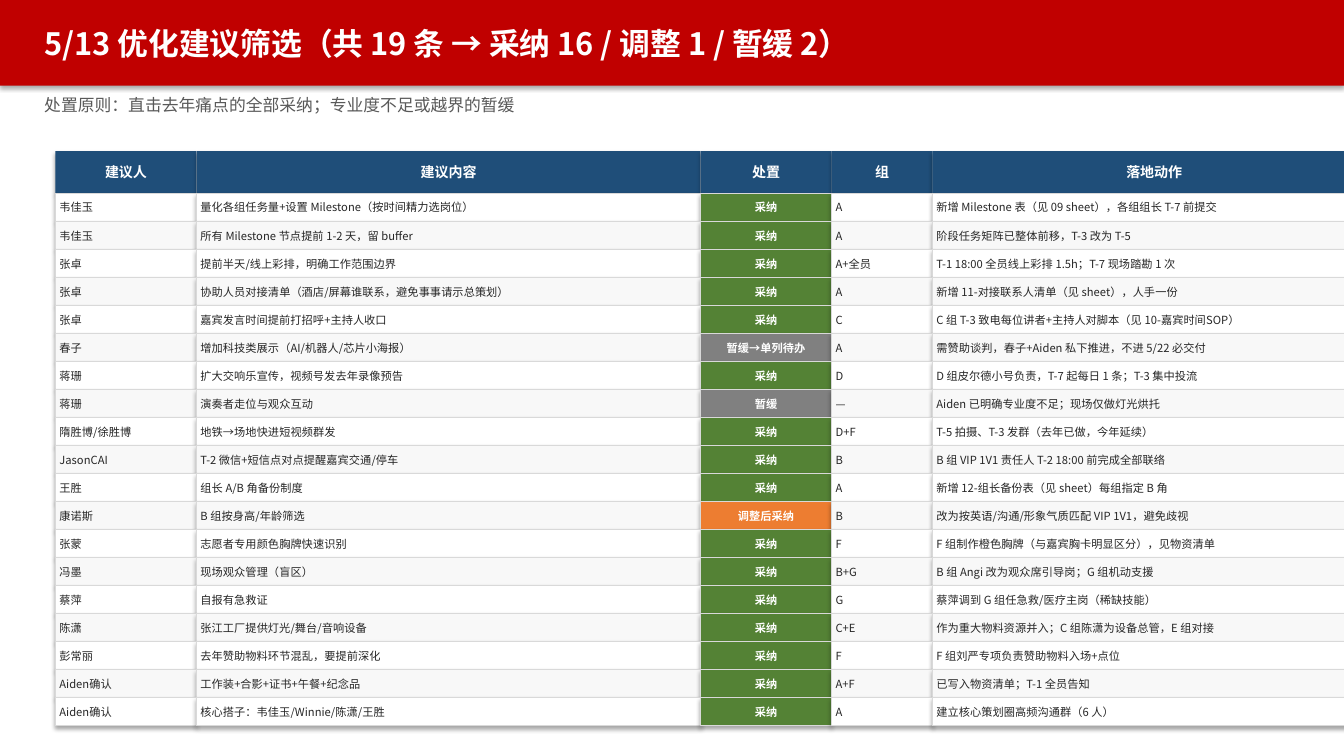
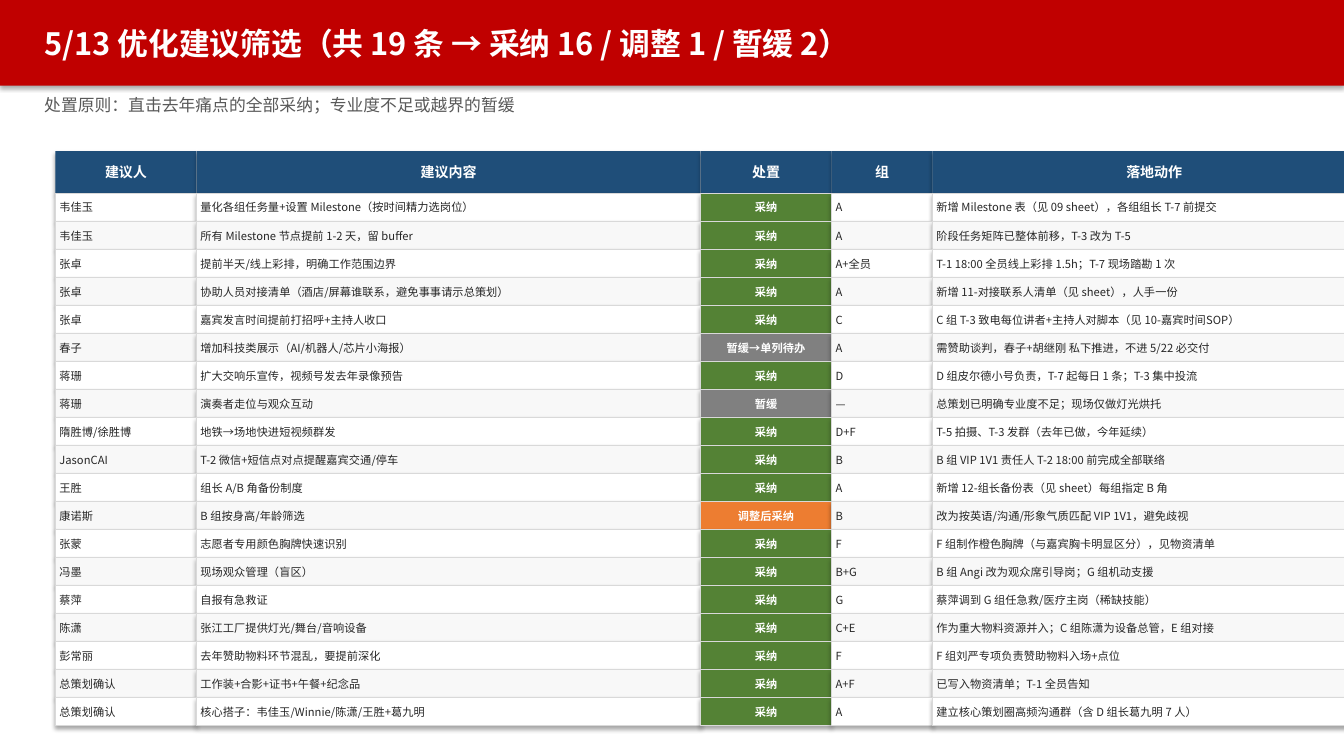
Before and after one commit to hujigang2010-maker/AIDEN, a slide deck: slide 14 of 2026峰会_志愿者分工方案.pptx (slide 13 before the commit). Drawn at 1344x756 pixels with LibreOffice and Linux fonts; fonts in the diff are those of the drawing. Boxes give left, top, right and bottom in pixels: in the first picture for what was removed or moved away, otherwise in the second. Text is boxed around its words. In the diff, an @@ line names an element or a change of style, - is before the commit and + after.

```diff
--- a/2026峰会_志愿者分工方案.pptx
+++ b/2026峰会_志愿者分工方案.pptx
@@ text in rectangle at (936,342,1210,354): text changed @@
-需赞助谈判，春子+Aiden 私下推进，不进 5/22 必交付
+需赞助谈判，春子+胡继刚 私下推进，不进 5/22 必交付
@@ text in rectangle at (936,398,1161,410): text changed @@
-Aiden 已明确专业度不足；现场仅做灯光烘托
+总策划已明确专业度不足；现场仅做灯光烘托
@@ text in rectangle at (59,678,115,689): text changed @@
-Aiden确认
+总策划确认
@@ text in rectangle at (59,706,115,717): text changed @@
-Aiden确认
+总策划确认
@@ text in rectangle at (200,706,424,718): text changed @@
-核心搭子：韦佳玉/Winnie/陈潇/王胜
+核心搭子：韦佳玉/Winnie/陈潇/王胜+葛九明
@@ text in rectangle at (936,706,1196,717): text changed @@
-建立核心策划圈高频沟通群（6 人）
+建立核心策划圈高频沟通群（含 D 组长葛九明 7 人）
```
Also in this commit, not shown: 14 other slides changed, 1 slide added, 2 other files.
